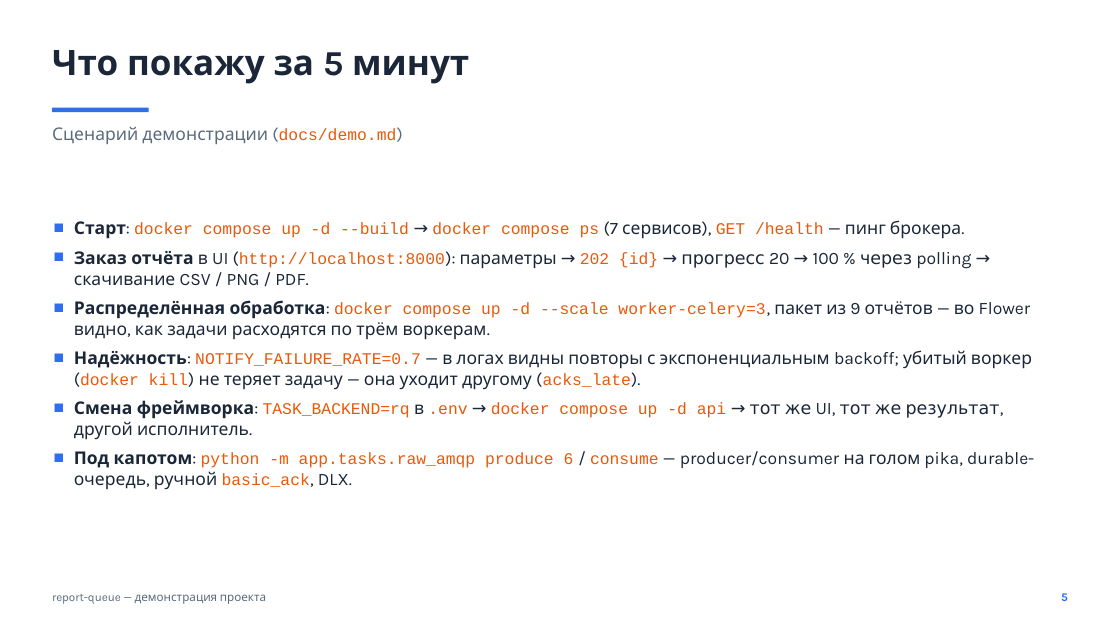
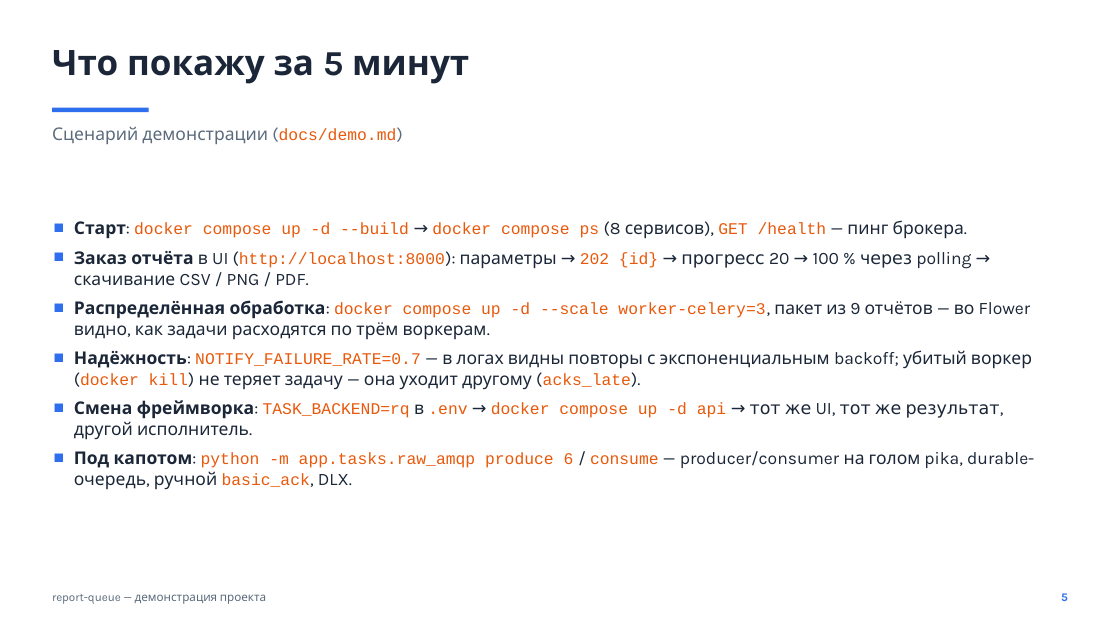
Before and after one commit to kirillkychkin/report-queue, a slide deck: slide 5 of slides/project.pptx. Drawn at 1120x630 pixels with LibreOffice and Linux fonts; fonts in the diff are those of the drawing. Boxes give left, top, right and bottom in pixels: in the first picture for what was removed or moved away, otherwise in the second. Text is boxed around its words. In the diff, an @@ line names an element or a change of style, - is before the commit and + after.

```diff
--- a/slides/project.pptx
+++ b/slides/project.pptx
@@ text at (74,220,964,239): text changed @@
-■ Старт: docker compose up -d --build → docker compose ps (7 сервисов), GET /health — пинг брокера.
+■ Старт: docker compose up -d --build → docker compose ps (8 сервисов), GET /health — пинг брокера.
```
Also in this commit, not shown: 3 other slides changed, 32 other files.
